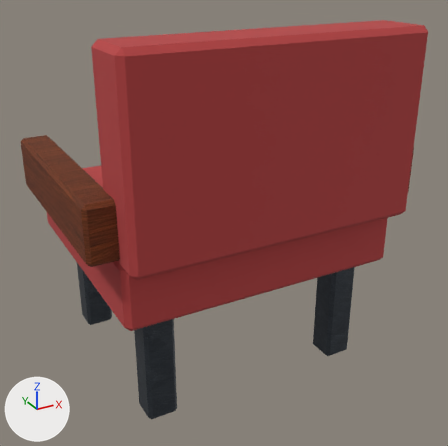
Renders of the glTF model assets/terra/blocks/models/train_seat.gltf from each side of a commit.
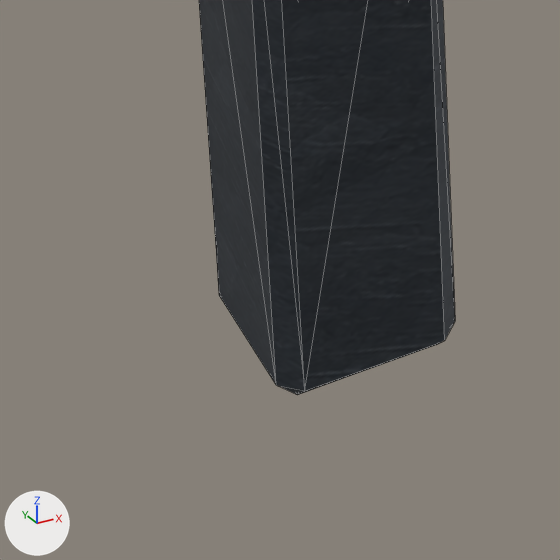
The first picture shows the older version from a camera (50 mm lens) standing at (-0.254, -1.949, 1.118) and looking at (0.519, -0.543, 0.415). The close-ups show the older and then the newer version on the part from 23% to 43% of the width and 80% to 100% of the height of that picture. Only the edits that show in the close-ups are written down. The lights are fixed; the arrows at lower left show +X, +Y and +Z. The close-ups show mesh edges as thin lines. Vertices at exactly the same position are counted once.
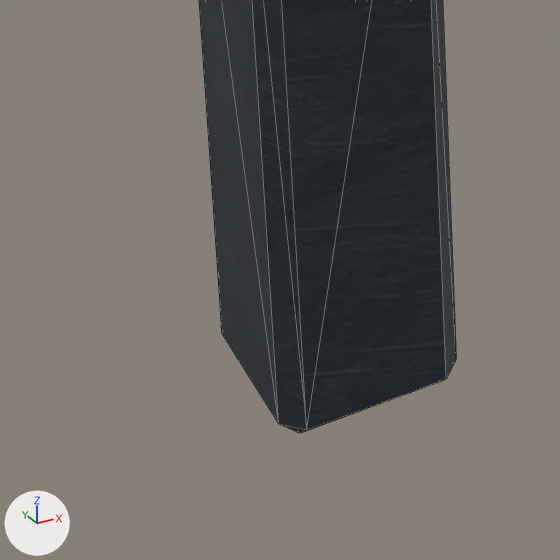
What differs and where, as boxes [x1, y1, x2, y2] in the close-ups (560 x 560 px):
'Mesh_0', reshaped
    before: [199, 0, 455, 395]
    after: [199, 0, 456, 433]

The change, as a diff of the scene's bpy script:
```diff
--- a/assets/terra/blocks/models/train_seat.gltf.py
+++ b/assets/terra/blocks/models/train_seat.gltf.py
@@ me_mesh_0 @@
 # used by ob_mesh_0; location = (0.0, 0.0, 0.0)
-me_mesh_0.from_pydata(...)  # 192 vertices, 352 faces; spans x 0.05..0.95, y -0.88..-0.12, z 0.02..0.96
+me_mesh_0.from_pydata(...)  # 192 vertices, 352 faces; spans x 0.05..0.95, y -0.88..-0.12, z 0.0..0.96
+# me_mesh_0 part 1: all 12 vertices in x 0.18..0.26, y -0.77..-0.69, z 0.02..0.029 are moved by (0.0, 0.0, -0.02)
+# other edits to the shape of me_mesh_0 do not show in these pictures
 me_mesh_0.materials.append(mat_iron)
```
